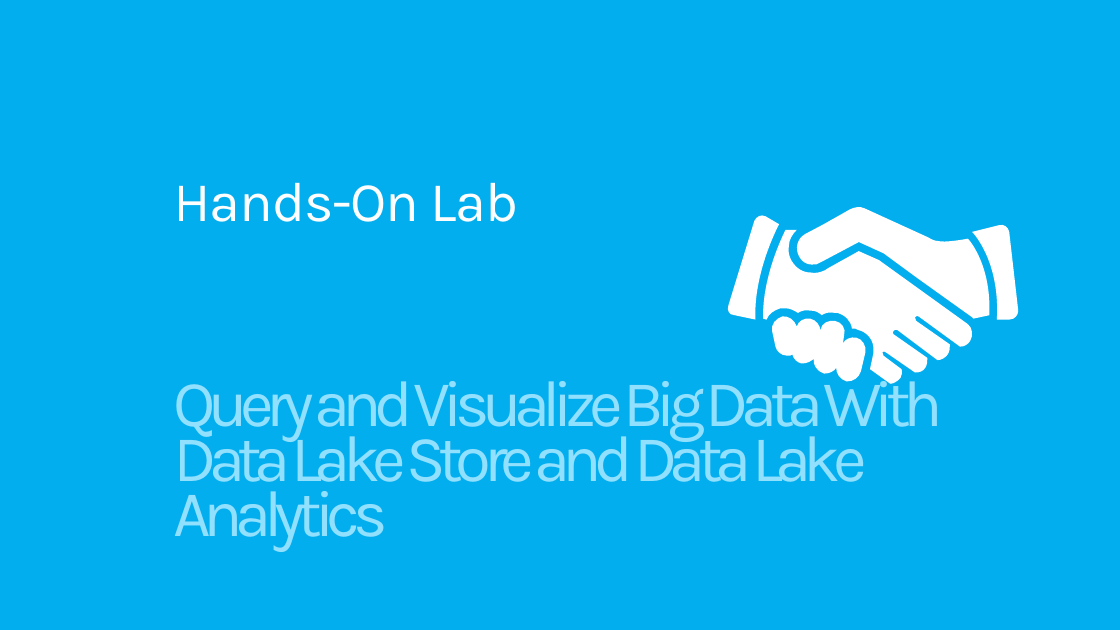
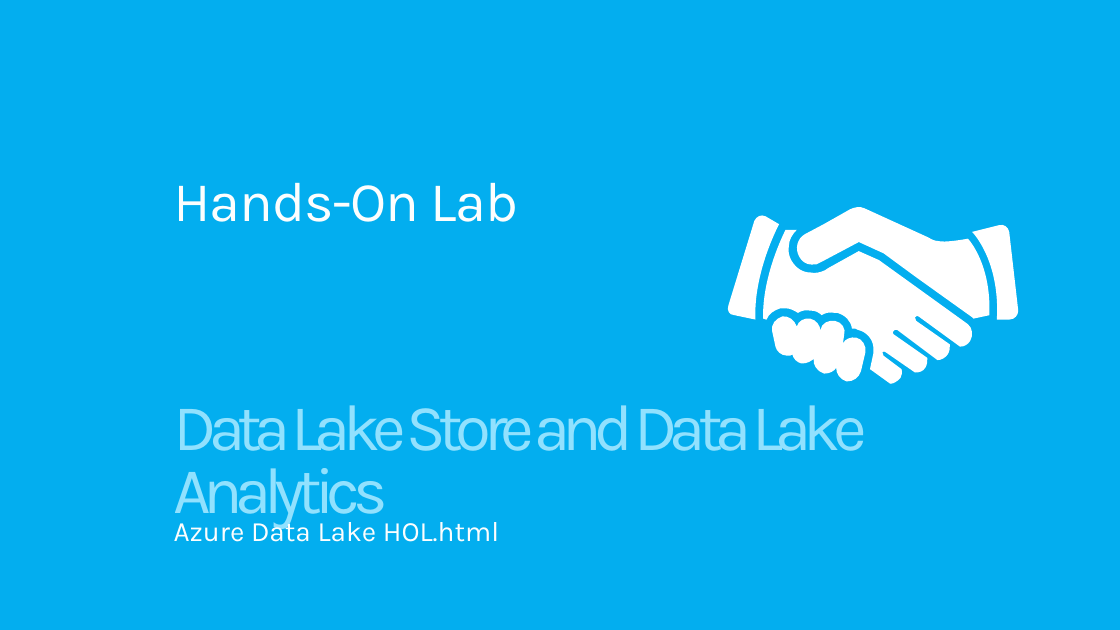
Before and after one commit to MSRConnections/Azure-training-course, a slide deck: slide 10 of Content/Data Lake/Azure Data Lake.pptx. Drawn at 1120x630 pixels with LibreOffice and Linux fonts; fonts in the diff are those of the drawing. Boxes give left, top, right and bottom in pixels: in the first picture for what was removed or moved away, otherwise in the second. Text is boxed around its words. In the diff, an @@ line names an element or a change of style, - is before the commit and + after.

Commit message:
Updated screen shots in Data Lake lab

```diff
--- a/Content/Data Lake/Azure Data Lake.pptx
+++ b/Content/Data Lake/Azure Data Lake.pptx
@@ text at [174,405,867,529]: text changed @@
-Query and Visualize Big Data With Data Lake Store and Data Lake Analytics
+Data Lake Store and Data Lake Analytics
@@ subtitle added at [174,516,499,542], 24 pt, text #FFFFFF @@
+Azure Data Lake HOL.html
```
Also in this commit, not shown: 4 other files.
